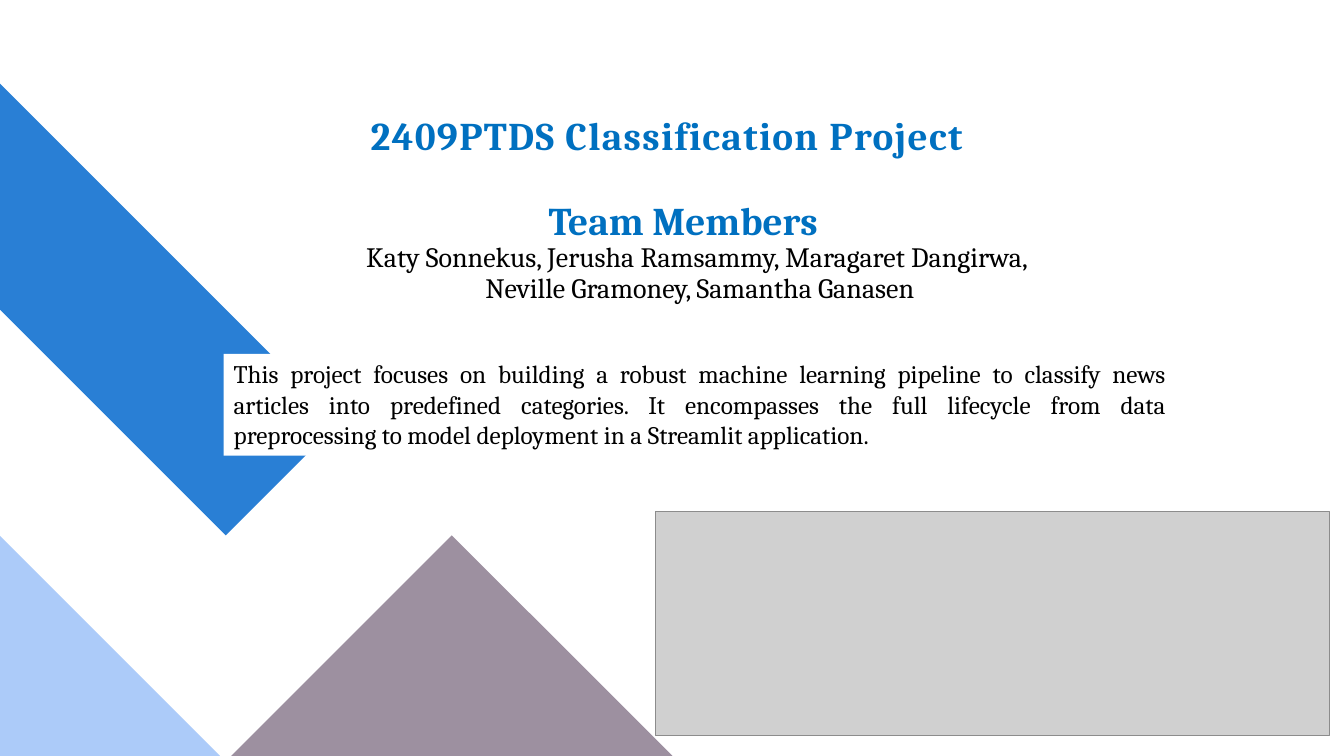
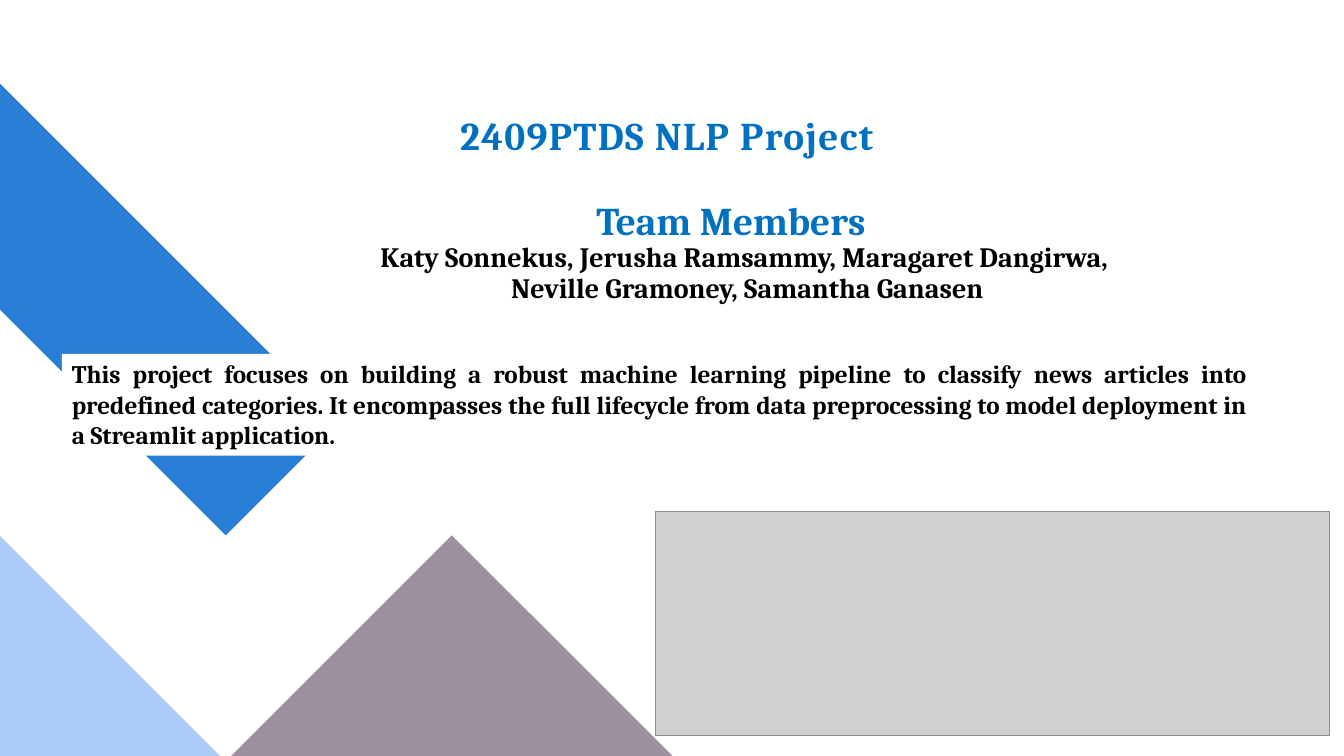
Before and after one commit to mdangirwa/2409NLP_Group_2, a slide deck: slide 1 of Final NLP Presentation - Team Project July 2025.pptx. Drawn at 1344x756 pixels with LibreOffice and Linux fonts; fonts in the diff are those of the drawing; grey boxes stand for pictures. Boxes give left, top, right and bottom in pixels: in the first picture for what was removed or moved away, otherwise in the second. Text is boxed around its words. In the diff, an @@ line names an element or a change of style, - is before the commit and + after.

Commit message:
SG
Presentation - Final NLP Team project July 2025

```diff
--- a/Final NLP Presentation - Team Project July 2025.pptx
+++ b/Final NLP Presentation - Team Project July 2025.pptx
@@ title at (x1=460, y1=123, x2=873, y2=159): text changed @@
-2409PTDS Classification Project
+2409PTDS NLP Project
@@ text at (x1=380, y1=247, x2=1107, y2=304): bold on in "Katy Sonnekus, Jerusha Ramsammy, Maragaret Dangirwa,", "Neville Gramoney, Samantha Ganasen" @@
@@ text "This project focuses on building ..." moved from (x1=234, y1=365, x2=1166, y2=450) to (x1=72, y1=365, x2=1246, y2=450) @@
@@ text "This project focuses on building ..." at (x1=72, y1=365, x2=1246, y2=450): bold on @@
```
Also in this commit, not shown: 7 other slides changed, 1 slide added, 1 slide removed.
